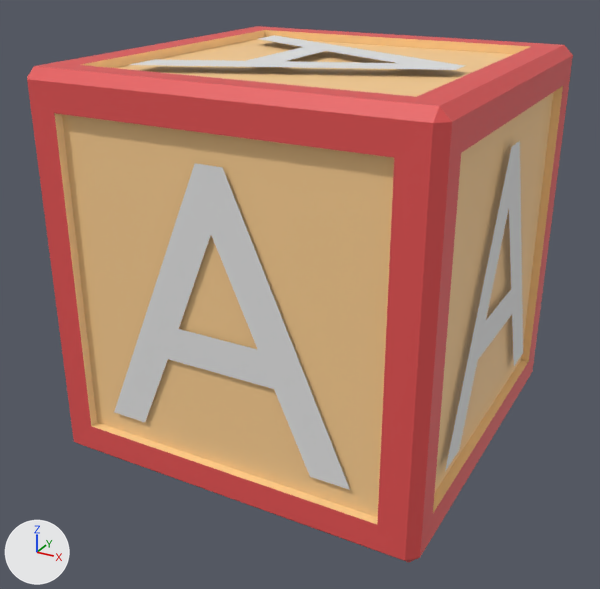
An edit to the Blender file raw_assets/box_letter_base.blend, drawn before and after from the same camera.
The view is the same before and after, from a 50 mm camera at (0.961, -1.858, 1.279) aimed at (-0.022, -0.07, 0.385). Arrows for +X, +Y and +Z are at lower left; the lights stay in place. The older version comes first.

Before the edit, the objects in view are built like this:
```python
me_box = bpy.data.meshes.new('Box')
me_box.from_pydata(...)  # 72 vertices, 74 faces; spans x -0.5..0.5, y -0.5..0.5, z 0.0..1.0
# faces by material slot: [30, 44]
me_box.materials.append(mat_base)  # beige #ffd294
me_box.materials.append(mat_edges)  # red #e75353
txt_text = bpy.data.curves.new('Text', 'FONT')
txt_text.body = 'A'
txt_text_003 = bpy.data.curves.new('Text.003', 'FONT')
txt_text_003.body = 'A'
txt_text_004 = bpy.data.curves.new('Text.004', 'FONT')
txt_text_004.body = 'A'
ob_box = bpy.data.objects.new('Box', me_box)
ob_box.location = (0.0, 0.0, 0.0)
ob_text = bpy.data.objects.new('Text', txt_text)
ob_text.location = (-0.335, -0.485, 0.15)
ob_text.rotation_euler = (1.571, 0.0, 0.0)  # degrees (90, 0, 0)
ob_text_003 = bpy.data.objects.new('Text.003', txt_text_003)
ob_text_003.location = (-0.335, -0.323, 0.993)
ob_text_003.rotation_euler = (3.142, 0.0, 1.571)  # degrees (180, 0, 90)
ob_text_004 = bpy.data.objects.new('Text.004', txt_text_004)
ob_text_004.location = (0.493, -0.323, 0.15)
ob_text_004.rotation_euler = (1.571, 0.0, 1.571)  # degrees (90, 0, 90)
```
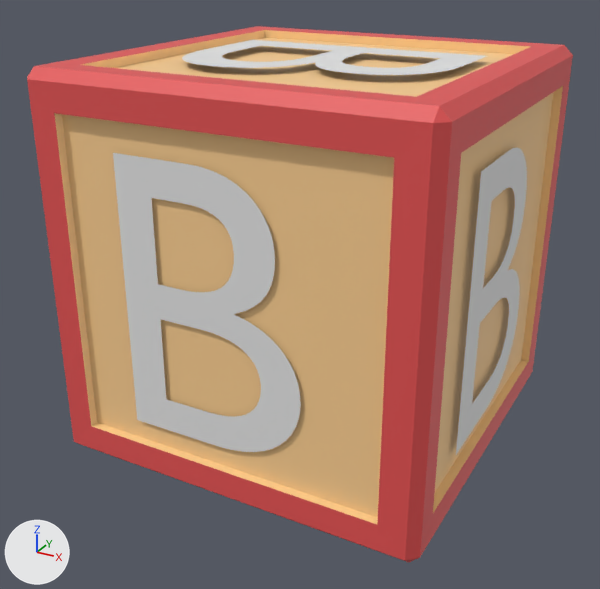
Boxes [x1, y1, x2, y2] around the edits, measured in the pictures (600 x 589 px):
'Text', text changed
    before: [114, 163, 350, 490]
    after: [113, 153, 301, 452]
'Text.004', text changed
    before: [445, 141, 523, 471]
    after: [456, 147, 527, 455]
'Text.003', text changed, moved, turned
    before: [130, 35, 464, 70]
    after: [182, 40, 487, 75]

The change in detail:
In text 'Text' (txt_text), body goes from 'A' to 'B'.
In text 'Text.003' (txt_text_003), body goes from 'A' to 'B'.
In text 'Text.004' (txt_text_004), body goes from 'A' to 'B'.
Object 'Text.003' (ob_text_003) moves from (-0.335, -0.323, 0.993) to (-0.335, 0.297, 0.993).
Object 'Text.003' (ob_text_003) turns from (180, 0, 90) to (180, -180, 90) degrees about x, y and z.
